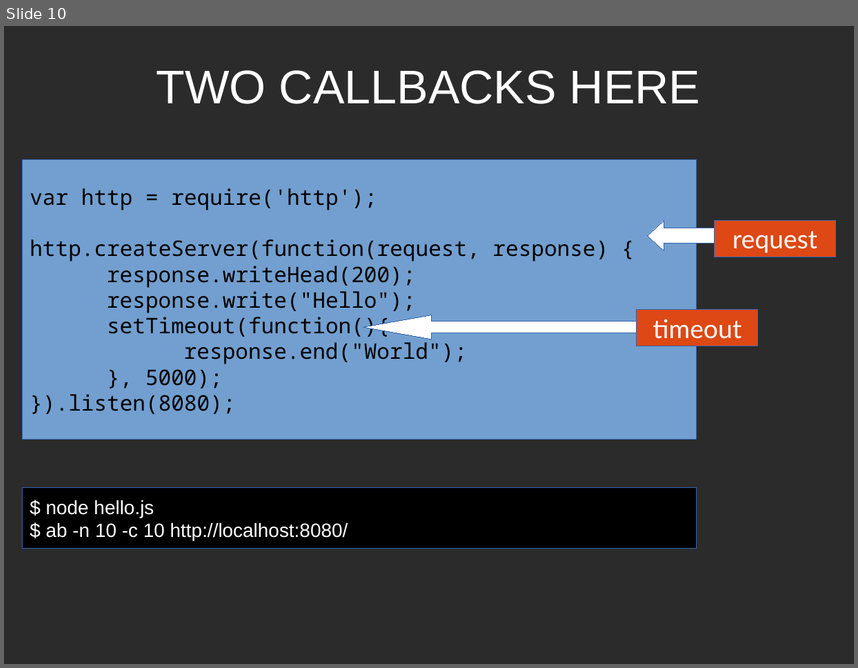
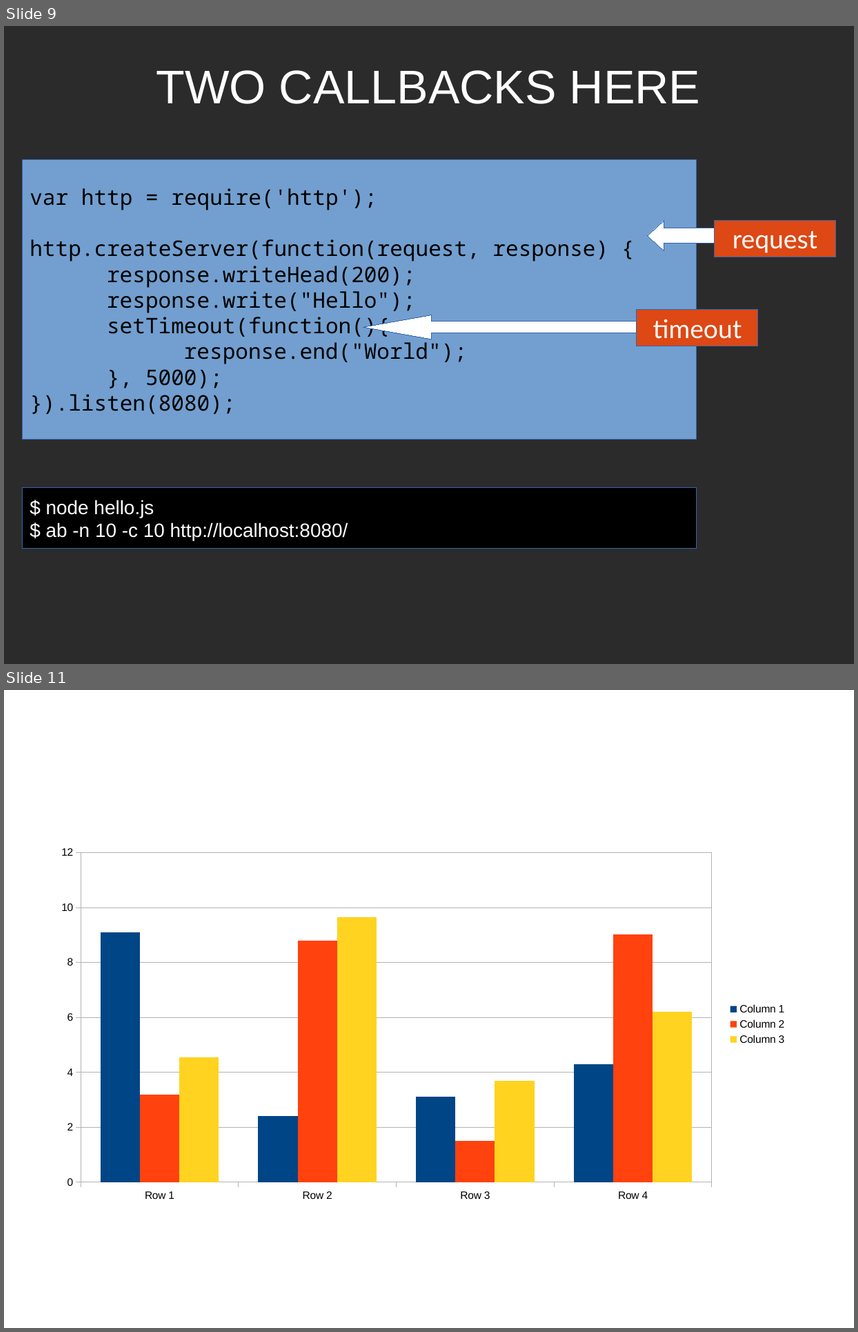
Before and after one commit to pkrawat1/nodejs, a slide deck: josh_talk.odp. Shown one above the other, each under a label of ours: slide 10 before the commit, slides 9 and 11 after it; the slides between them are not shown. The pictures are 858x668 and 858x1332 pixels, drawn with LibreOffice and Linux fonts; fonts in the diff are those of the drawing; background and template pictures are left out; a plain dark background stands for a picture behind light text. Boxes give left, top, right and bottom in pixels: in the first picture for what was removed or moved away, otherwise in the second. Text is boxed around its words. In the diff, an @@ line names an element or a change of style, - is before the commit and + after.

```diff
--- a/josh_talk.odp
+++ b/josh_talk.odp
@@ slide 11 added at box(4, 690, 854, 1328), background picture (left out) @@
@@ column chart added at box(46, 839, 795, 1208) @@
+categories: Row 1, Row 2, Row 3, Row 4
+Column 1: 9.1, 2.4, 3.1, 4.3
+Column 2: 3.2, 8.8, 1.5, 9
+Column 3: 4.5, 9.7, 3.7, 6.2
@@ what was slide 10 is now slide 9 @@
```
Also in this commit, not shown: 1 slide changed, 1 other slide added, 1 slide removed, 2 other files.
